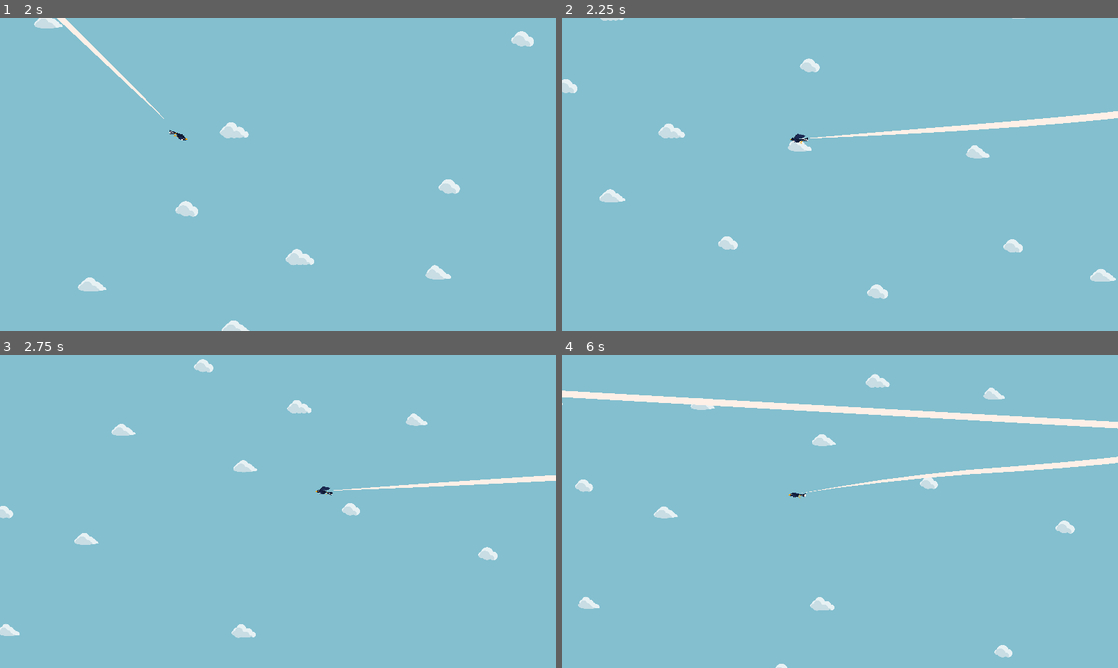
Above: before the commit, frames 1-4 (two rows, left to right).
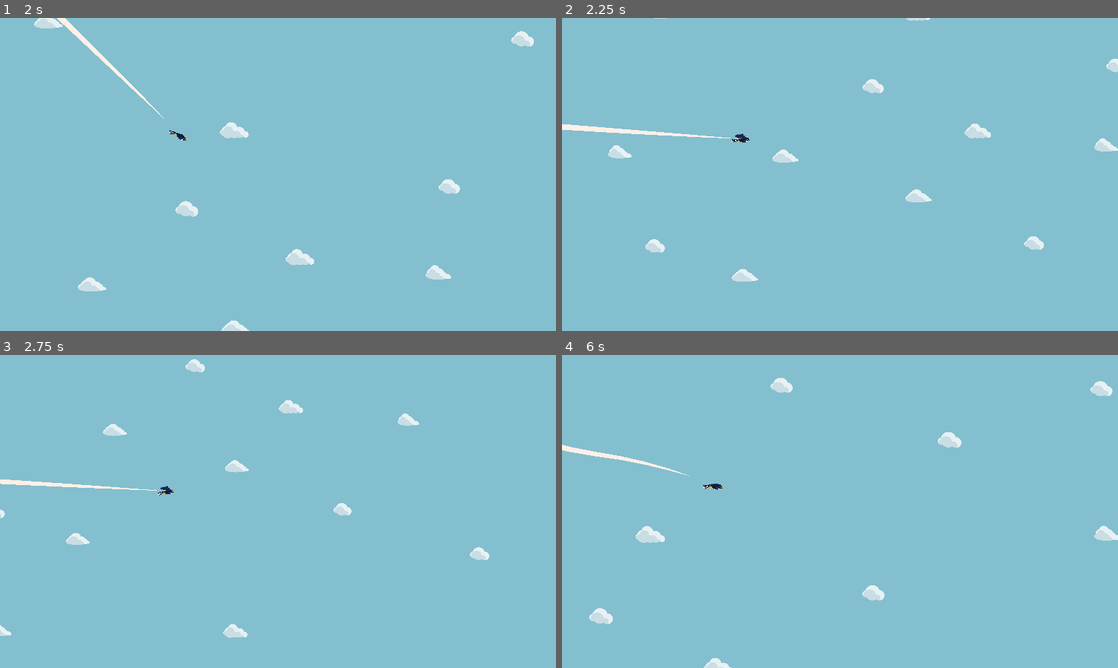
Above: after the commit, the same moments.

Repository: CIOSAI/birb-thing
Game: Godot game, scene res://Scenes/World.tscn
Two runs of this game, one before a commit and one after it. Both use one fixed random seed, a clock stepped at 60 frames per second and the inputs below. The engine's default icon, where the game draws it, is replaced by a stand-in: a white triangle on a blue panel in a dark square.
Inputs:
- Up to frame 1 (2 s): hold Z (Glide) 0.53-1.28 s; tap W (Flap) at 0.77, 1.07, 1.52, 1.82 s; tap Z (Glide) at 1.35 s
- Up to frame 2 (2.25 s): hold X (Down) from 2.03 s (still down); hold Z (Glide) from 2.03 s (still down)
- Up to frame 3 (2.75 s): keep holding X (Down); keep holding Z (Glide)
- Up to frame 4 (6 s): release X (Down) at 2.78 s; release Z (Glide) at 2.78 s; tap Z (Glide) at 2.85, 4.35, 5.85 s; tap W (Flap) at 3.02, 3.32, 3.77, 4.07, 4.52, 4.82 s; hold Z (Glide) 3.53-4.28 s; hold X (Down) 4.28-5.03 s; hold Z (Glide) 5.03-5.78 s; hold X (Down) from 5.78 s (still down)

Frame 1 is identical in both runs. In frame 2, 3.6% of the frame differs, in the area x 0-100%, y 0-90%; in frame 3, 2.2%; in frame 4, 5.4%, in the area x 0-100%, y 6-100%.

Commit message:
tween turning

Diff:
--- a/Scenes/Player.tscn
+++ b/Scenes/Player.tscn
@@ -32,6 +32,7 @@
 air_friction = 0.082
 glide_amp = 0.2
 glide_conversion_rate = 0.488
+turn_dur = 1.072
 body_path = NodePath("..")
 xmod = SubResource( 2 )
 ymod = SubResource( 3 )
--- a/Scenes/PlayerMovement.tscn
+++ b/Scenes/PlayerMovement.tscn
@@ -6,3 +6,5 @@
 script = ExtResource( 1 )
 accel = 200.0
 gravity = 40.0
+
+[node name="Tween" type="Tween" parent="."]
--- a/Scripts/PlayerMovement.gd
+++ b/Scripts/PlayerMovement.gd
@@ -1,4 +1,6 @@
 extends Node2D
+
+onready var tw = $"Tween"
 
 export(float, 0.0, 1.0) var ground_friction:float
 export(float, 0.0, 1.0) var hori_friction:float
@@ -8,6 +10,7 @@
 export(float, 0.0, 1.0) var air_friction:float
 export var glide_amp:float
 export(float, 0.0, 1.0) var glide_conversion_rate:float
+export(float, 0.0, 2.0) var turn_dur:float
 export var body_path:NodePath
 
 export var xmod:Curve
@@ -57,9 +60,20 @@
 	vel.y+=gravity
 	if vel.y>0: vel.y*=pow((1.0-air_friction), 1.0/air_friction_scale)
 
+func tween_about_done()->bool:
+	return (!tw.is_active())||(tw.tell() / turn_dur > 0.7)
+
 func flip():
-	if Input.is_action_just_pressed("Down"):
-		vel.x *= -1
+	if Input.is_action_just_pressed("Down")&&tween_about_done():
+		tw.stop_all()
+		tw.interpolate_property(
+			self, "vel:x",
+			vel.x, -vel.x,
+			turn_dur, Tween.TRANS_CIRC, Tween.EASE_OUT
+		)
+		tw.start()
+	if Input.is_action_just_pressed("Glide"):
+		tw.stop_all()
 
 func move():
 	if body.is_on_floor()||body.is_on_ceiling():
Not shown, changed: export_presets.cfg
